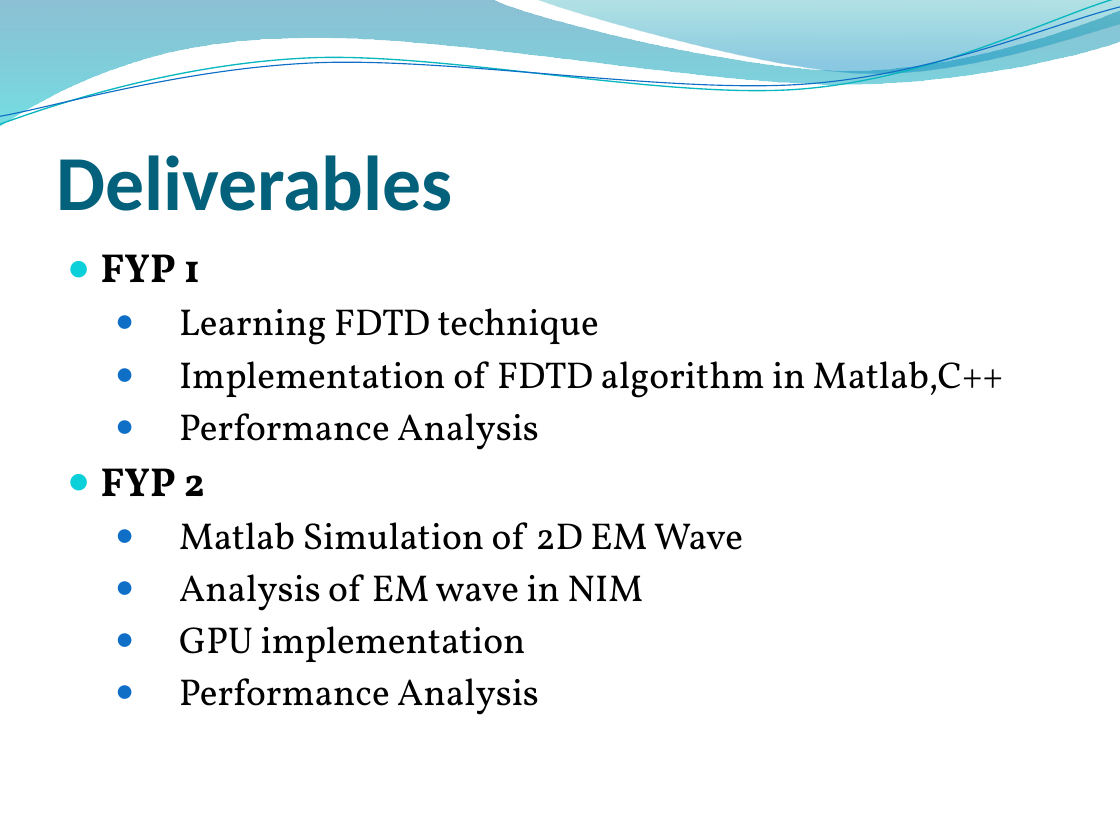
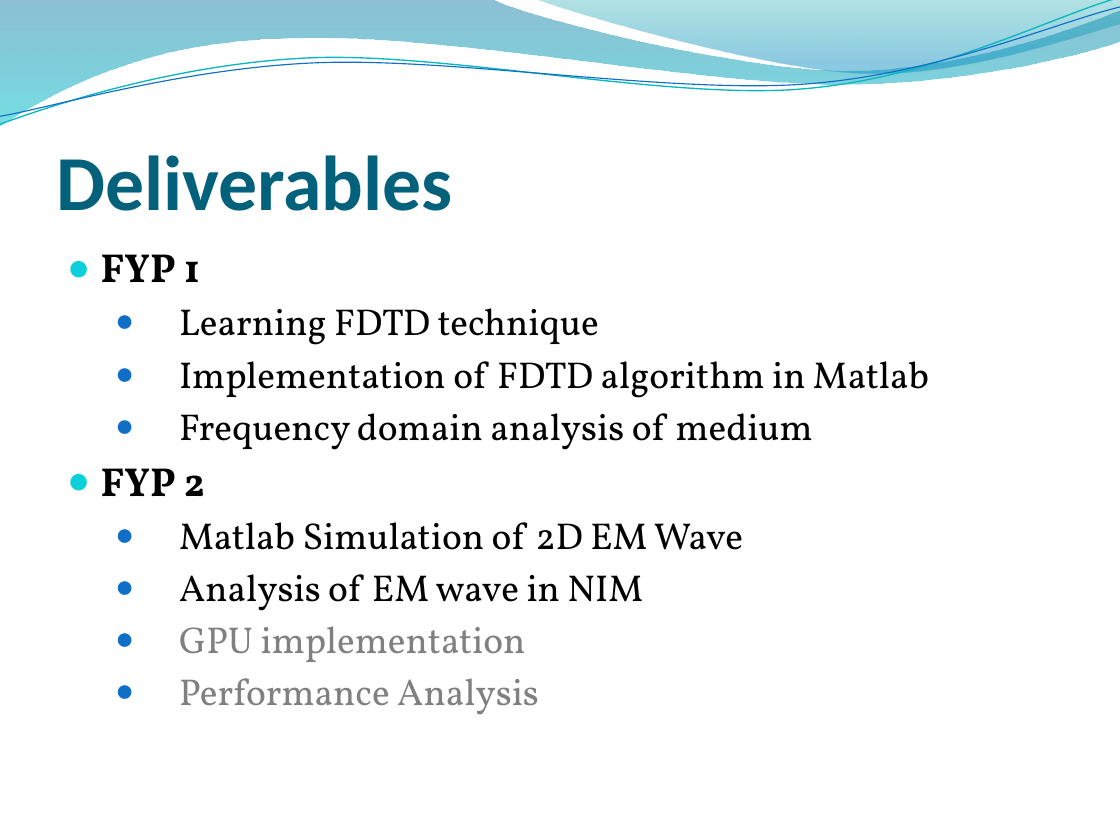
Before and after one commit to junaidnasir/gpu-em-nim, a slide deck: slide 10 of junaid_presentation_v1.pptx. Drawn at 1120x840 pixels with LibreOffice and Linux fonts; fonts in the diff are those of the drawing; background and template pictures are left out. Boxes give left, top, right and bottom in pixels: in the first picture for what was removed or moved away, otherwise in the second. Text is boxed around its words. In the diff, an @@ line names an element or a change of style, - is before the commit and + after.

```diff
--- a/junaid_presentation_v1.pptx
+++ b/junaid_presentation_v1.pptx
@@ text at (179, 361, 929, 450): text changed @@
-  ● Implementation of FDTD algorithm in Matlab,C++
-  ● Performance Analysis
+  ● Implementation of FDTD algorithm in Matlab
+  ● Frequency domain analysis of medium
@@ text at (179, 626, 539, 714): text colour #000000 to #808080 in "GPU implementation", "Performance Analysis" @@
```
Also in this commit, not shown: 8 other slides changed.
